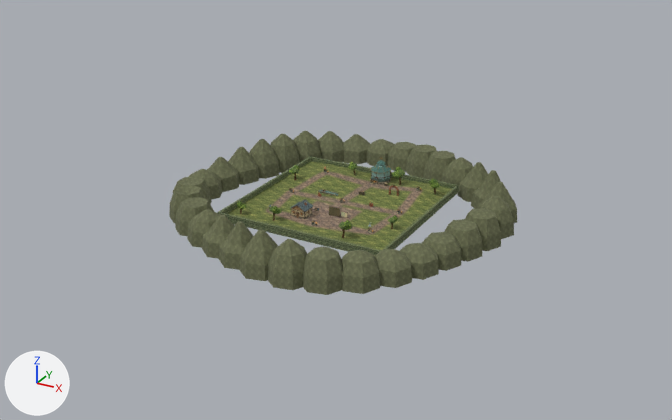
The Blender file Blender/Bellwake/GlassRookery.blend: old version first, new version second.
One viewpoint serves both versions: a 50 mm lens placed at (170.0, -314.0, 154.0), pointed at (3.0, -11.0, 2.0). The axes (+X, +Y, +Z) are drawn at lower left. The lights are the same throughout. The older version comes first.

In view in the first picture: 'Cinder valley crest', 'Cinder valley crest.023', 'Cinder valley crest.024', 'Cinder valley crest.025', 'Cinder valley crest.026', 'Cinder valley crest.027', 'Cinder valley crest.028', 'Cinder valley crest.029', 'Cinder valley crest.030', 'Cinder valley crest.031', 'Continuous parish terrain', 'Parish boundary.001' and 33 more.
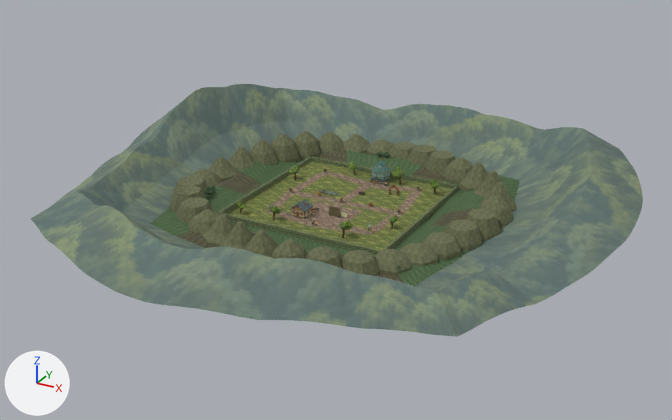
Where the change shows, as pixel boxes [x1, y1, x2, y2] in the pictures (672 x 420 px):
'Valley floor, shoulders and far crest', added: after [31, 84, 643, 337]
'Cinder valley crest.026', unchanged, covered by the edit: before [303, 246, 343, 295]; after [305, 246, 342, 268]
'Cinder valley crest.025', unchanged, covered by the edit: before [268, 239, 307, 290]; after [271, 239, 307, 259]

What the commit changed:
Picture 'CountryBeyond.png' (img_countrybeyond_png) is new.
Material 'CountryBeyond' (mat_countrybeyond) is new.
Its texture is img_countrybeyond_png.
Its roughness is 0.95.
Mesh me_valley_floor__shoulders_and_far_crest_001 is new.
It has 1518 vertices, 1034 faces and spans x -112.0..115.0, y -117.0..106.0, z 0.0..30.0.
It uses material mat_countrybeyond (picture img_countrybeyond_png).
Object 'Valley floor, shoulders and far crest' (ob_valley_floor__shoulders_and_far_crest) is new; it shows me_valley_floor__shoulders_and_far_crest_001.
Its location is (0.0, 0.0, 0.0).
